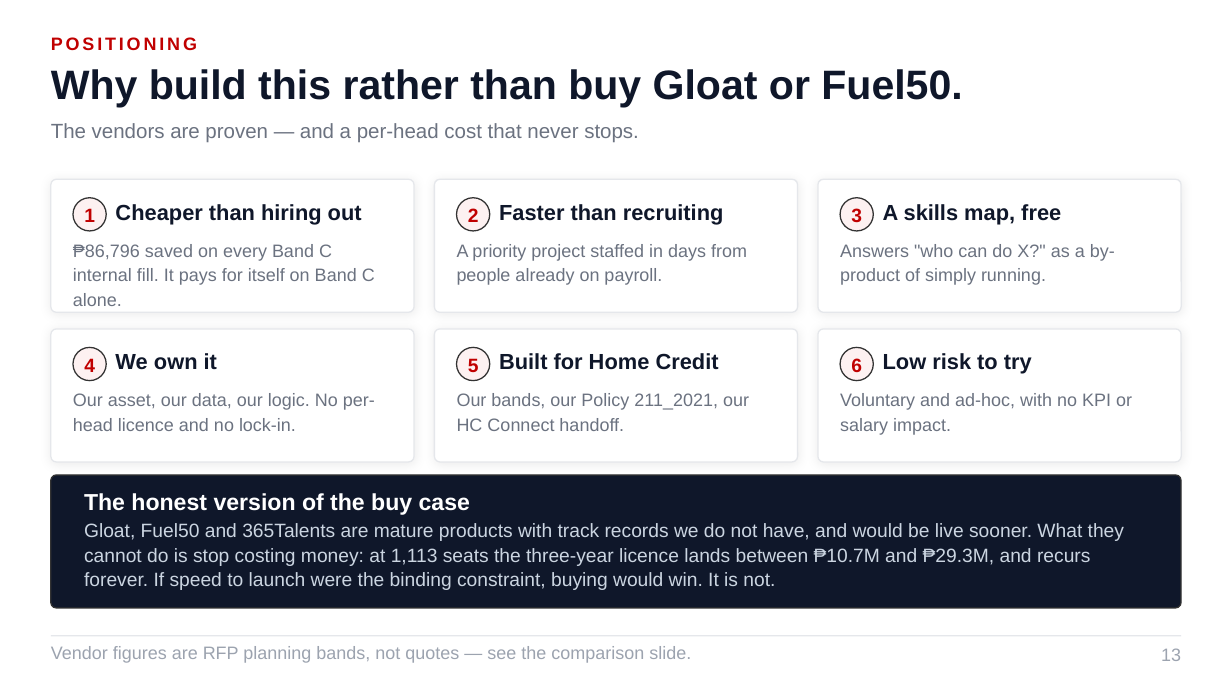
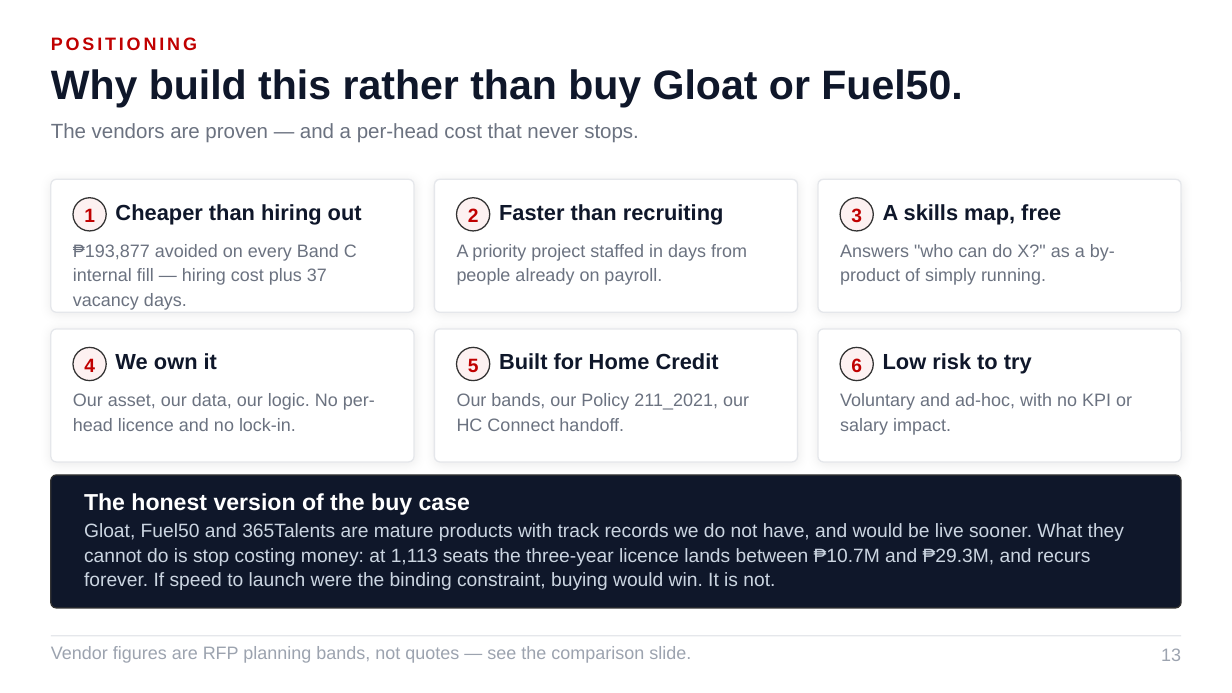
Before and after one commit to Ruffa06/Talent-Marketplace, a slide deck: slide 13 of docs/Growth_Talent_Marketplace_ALP.pptx. Drawn at 1232x693 pixels with LibreOffice and Linux fonts; fonts in the diff are those of the drawing. Boxes give left, top, right and bottom in pixels: in the first picture for what was removed or moved away, otherwise in the second. Text is boxed around its words. In the diff, an @@ line names an element or a change of style, - is before the commit and + after.

```diff
--- a/docs/Growth_Talent_Marketplace_ALP.pptx
+++ b/docs/Growth_Talent_Marketplace_ALP.pptx
@@ text at box(73, 244, 357, 310): text changed @@
-₱86,796 saved on every Band C internal fill. It pays for itself on Band C alone.
+₱193,877 avoided on every Band C internal fill — hiring cost plus 37 vacancy days.
```
Also in this commit, not shown: 10 other slides changed, 4 other files.
